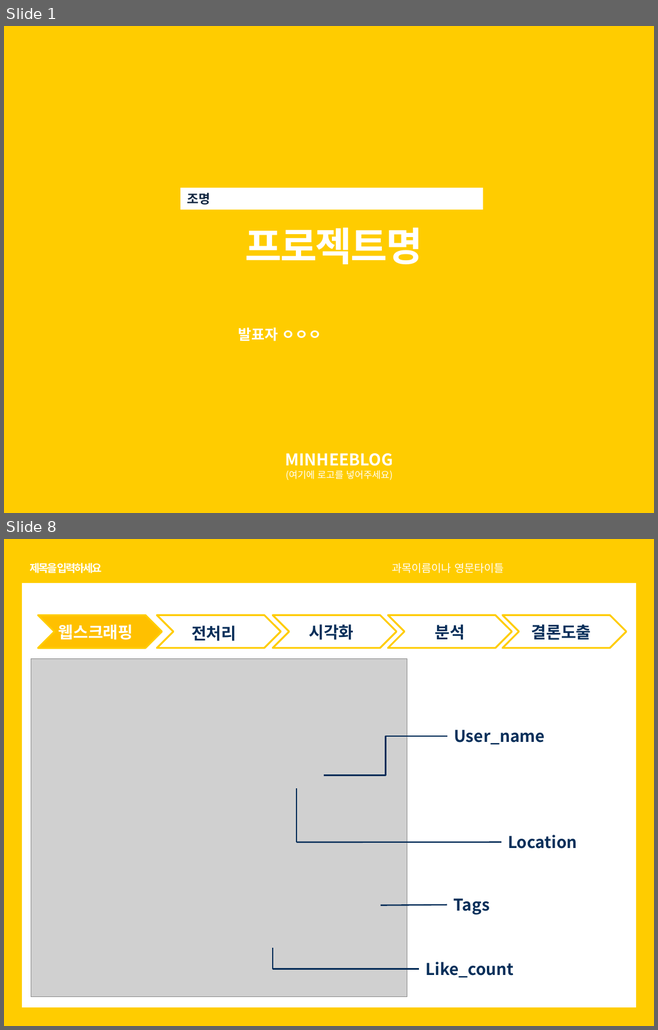
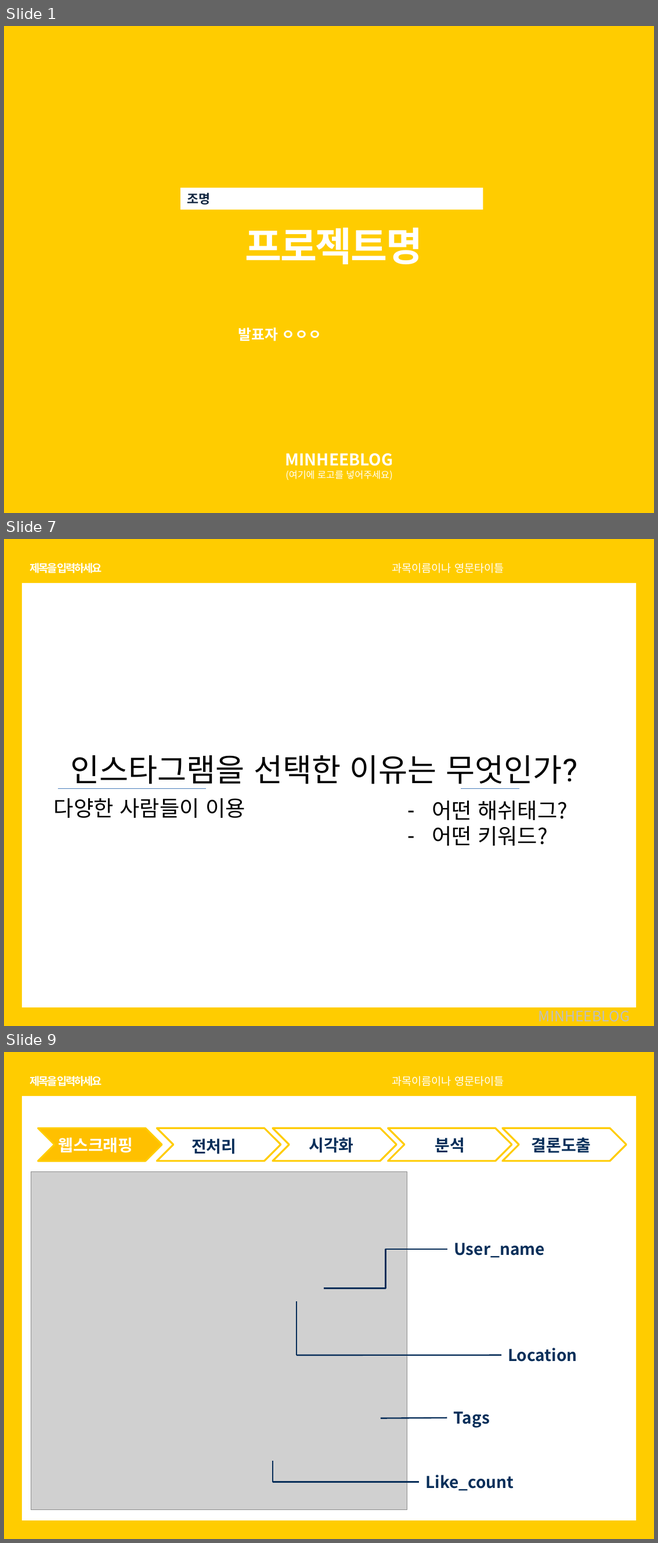
Before and after one commit to soothingni/PROJECT1, a slide deck: 치즈.pptx. Shown one above the other, each under a label of ours: slides 1 and 8 before the commit, slides 1, 7 and 9 after it; the slides between them are not shown. The pictures are 658x1030 and 658x1543 pixels, drawn with LibreOffice and Linux fonts; fonts in the diff are those of the drawing; grey boxes stand for pictures. Boxes give left, top, right and bottom in pixels: in the first picture for what was removed or moved away, otherwise in the second. Text is boxed around its words. In the diff, an @@ line names an element or a change of style, - is before the commit and + after.

```diff
--- a/치즈.pptx
+++ b/치즈.pptx
@@ slide 7 added at box(4, 539, 654, 1026), background #FFCC00 @@
@@ text added at box(30, 563, 101, 573), 12 pt, text #FFFFFF, bold @@
+제목을 입력하세요
@@ text added at box(391, 563, 504, 573), 12 pt, text #FFFFFF @@
+과목이름이나 영문타이틀
@@ rectangle added at box(22, 583, 636, 1008), fill #FFFFFF @@
@@ text added at box(70, 755, 577, 789), 35 pt, text #000000 @@
+인스타그램을 선택한 이유는 무엇인가?
@@ text added at box(54, 798, 245, 818), 24 pt, text #000000 @@
+다양한 사람들이 이용
@@ line added from (58, 788) to (206, 788), #4B7EBC 0.75 pt @@
@@ line added from (460, 788) to (519, 788), #4B7EBC 0.75 pt @@
@@ text added at box(431, 801, 567, 846), 24 pt, text #000000 @@
+– 어떤 해쉬태그?
+– 어떤 키워드?
@@ text added at box(538, 1006, 629, 1022), 16 pt, text #BFBFBF @@
+MINHEEBLOG
@@ what was slide 8 is now slide 9 @@
```
Also in this commit, not shown: 5 slides changed, 1 other slide added, 1 slide removed.
